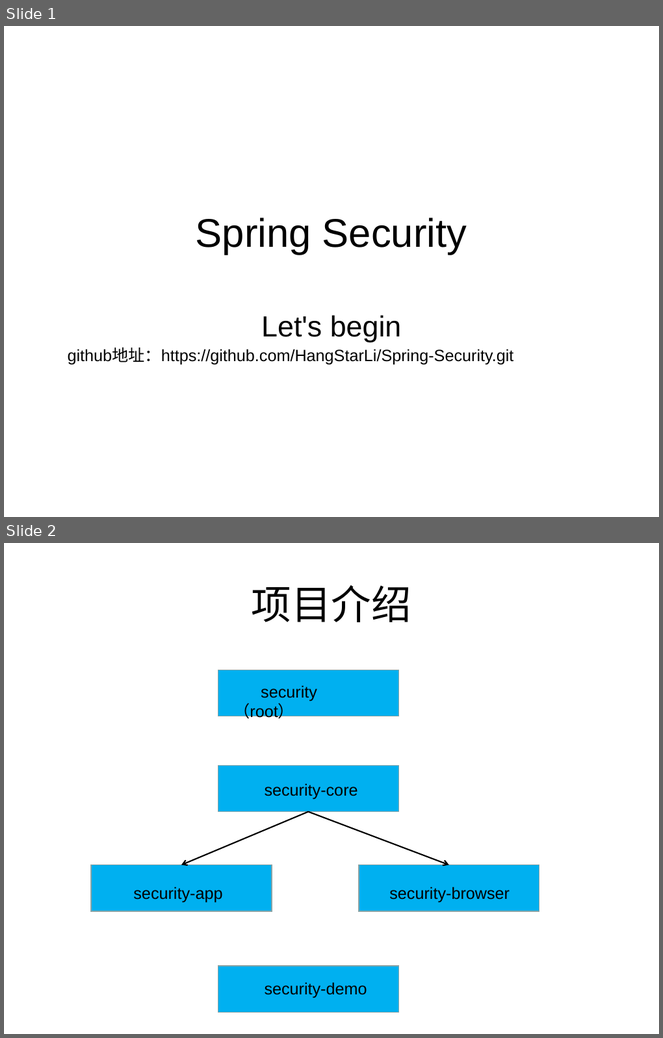
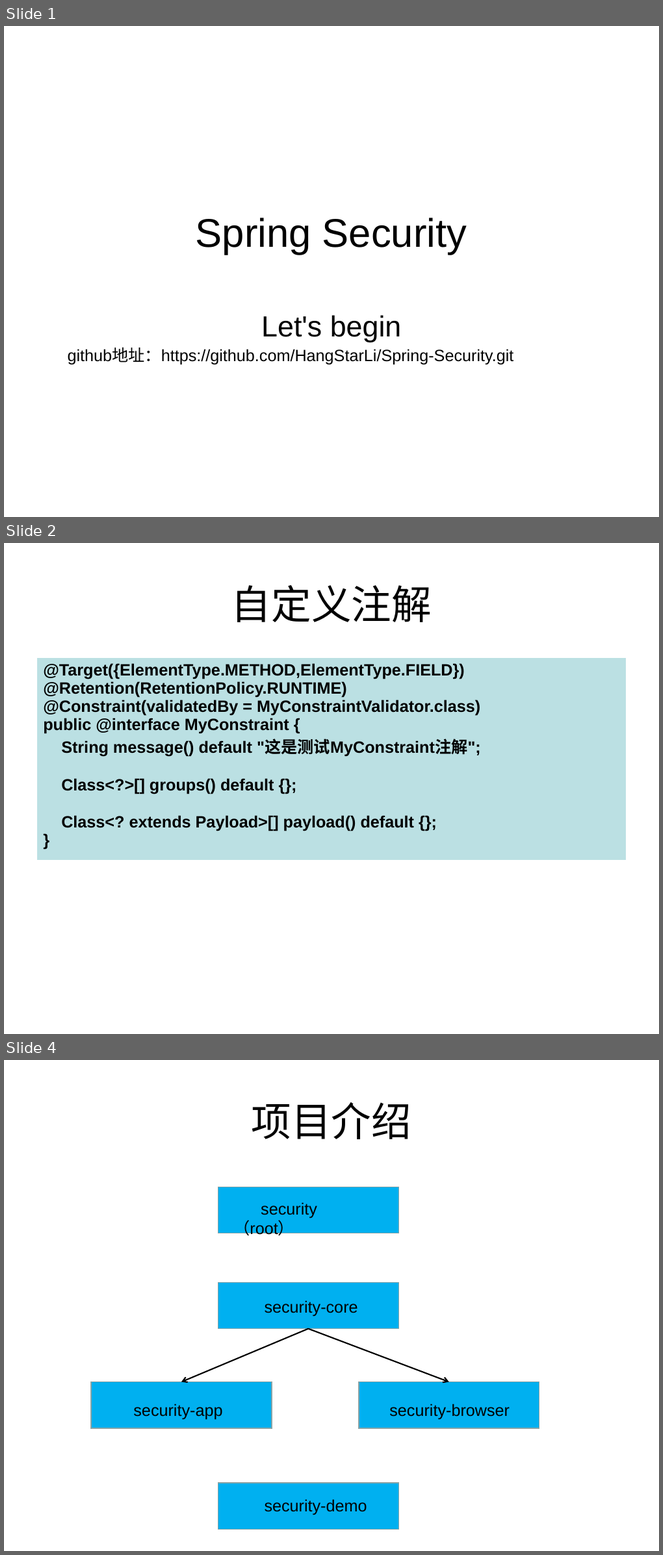
Before and after one commit to HangStarLi/Spring-Security, a slide deck: SpringSecurity.ppt. Shown one above the other, each under a label of ours: slides 1 and 2 before the commit, slides 1, 2 and 4 after it; the slides between them are not shown. The pictures are 663x1038 and 663x1555 pixels, drawn with LibreOffice and Linux fonts; fonts in the diff are those of the drawing. Boxes give left, top, right and bottom in pixels: in the first picture for what was removed or moved away, otherwise in the second. Text is boxed around its words. In the diff, an @@ line names an element or a change of style, - is before the commit and + after.

```diff
--- a/SpringSecurity.ppt
+++ b/SpringSecurity.ppt
@@ slide 2 added at [4, 543, 659, 1034], background #FFFFFF @@
@@ title added at [232, 585, 432, 622], 44 pt, text #000000 @@
+自定义注解
@@ table added at [36, 657, 627, 861], 1 rows, 1 columns @@
+@Target({ElementType.METHOD,ElementType.FIELD}) / @Retention(RetentionPolicy.RUNTIME) / @Constraint(validatedBy = MyConstraintValidator.class) / public @interface MyConstraint { / String message() default "这是测试MyConstraint注解"; / Class<?>[] groups() default {}; / Class<? extends Payload>[] payload() default {}; / }
@@ what was slide 2 is now slide 4 @@
```
Also in this commit, not shown: 3 other slides added, 25 other files.
